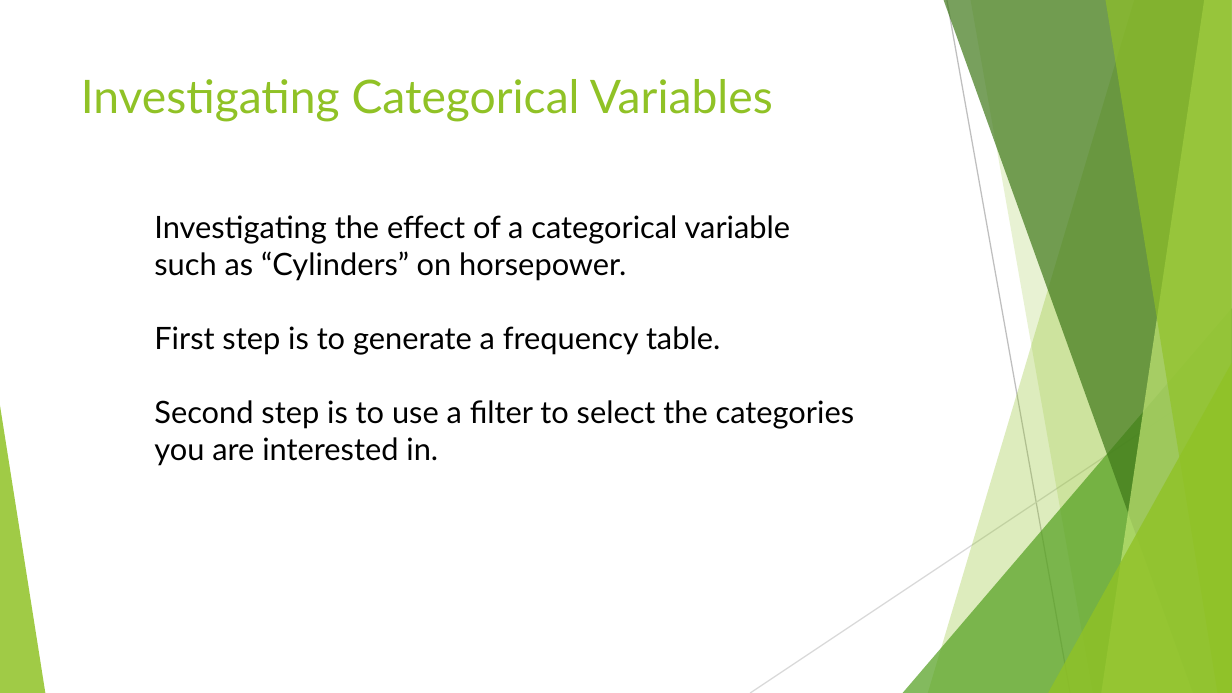
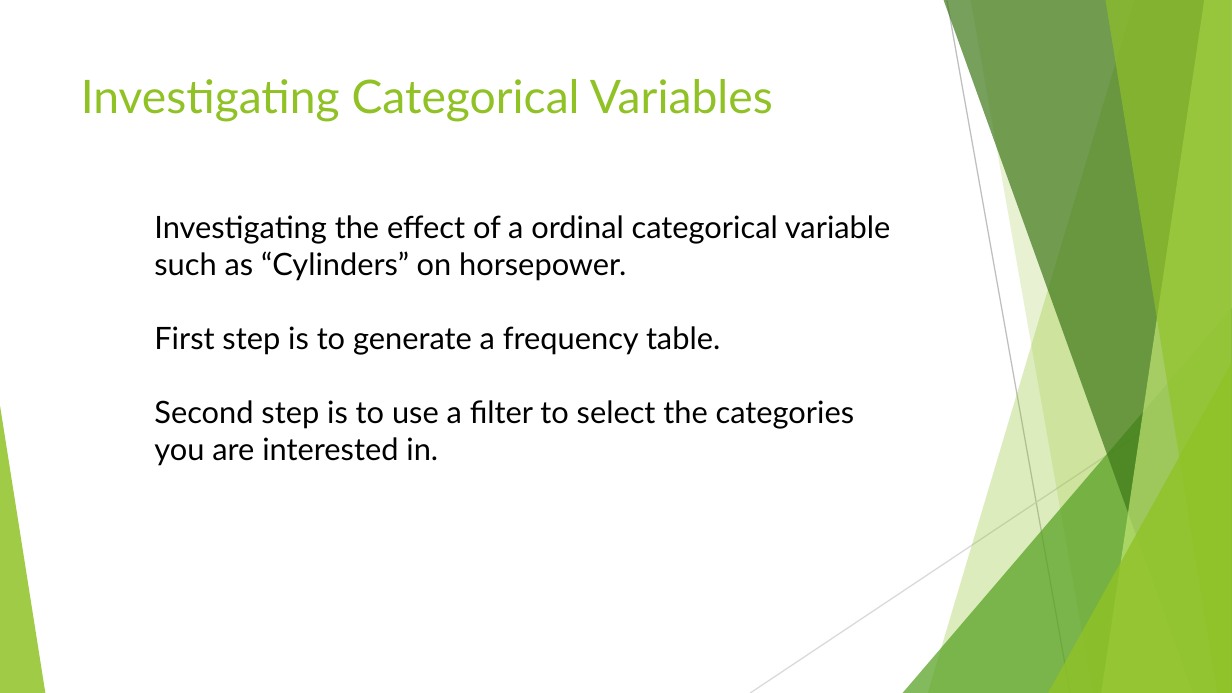
Before and after one commit to dokoch/Data_Mining_and_Analysis, a slide deck: slide 17 of 00_Classes/03_24_Wednesday/Cody_CH6.pptx (slide 18 before the commit). Drawn at 1232x693 pixels with LibreOffice and Linux fonts; fonts in the diff are those of the drawing. Boxes give left, top, right and bottom in pixels: in the first picture for what was removed or moved away, otherwise in the second. Text is boxed around its words. In the diff, an @@ line names an element or a change of style, - is before the commit and + after.

```diff
--- a/00_Classes/03_24_Wednesday/Cody_CH6.pptx
+++ b/00_Classes/03_24_Wednesday/Cody_CH6.pptx
@@ text at (x1=154, y1=215, x2=891, y2=244): text changed @@
-Investigating the effect of a categorical variable
+Investigating the effect of a ordinal categorical variable
```
Also in this commit, not shown: 1 slide removed, 4 other files.
